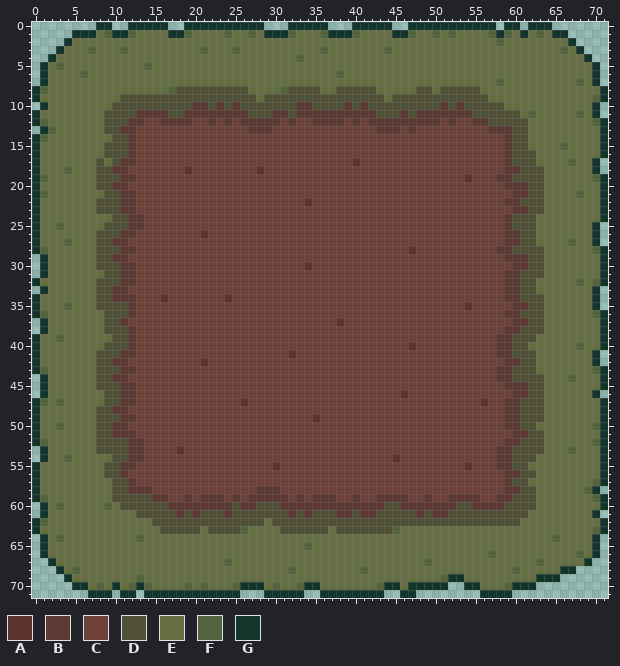
Edited in one commit: sprite sheet (Frogger/Assets/Sprites/GroundTileset.png). The picture above was drawn from the file before the commit.
The file is 72x72 pixels.
Palette (. is transparent): A #5c342d  B #5c3933  C #6e4139  D #505036  E #656f42  F #52633d  G #12352c
Once edited:
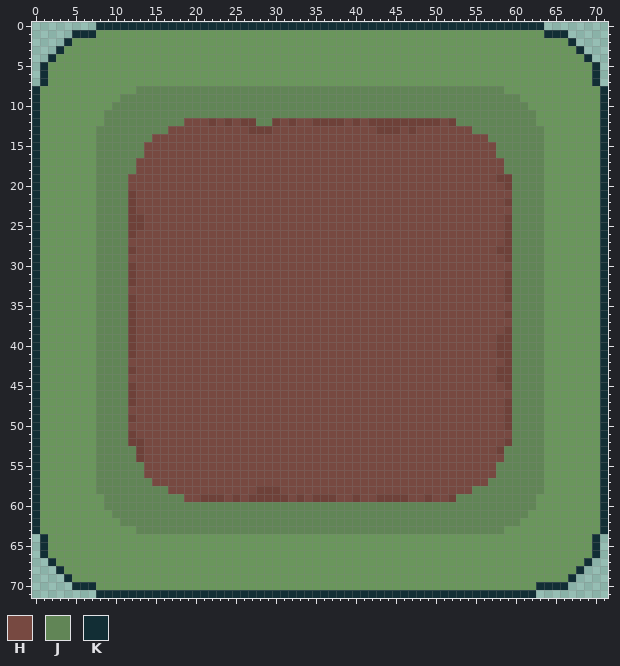
Colours new in this view: H #774941  J #618556  K #122e35
Diff:
colour E: #656f42 -> #6a965c
Changed rows in their new state; - is a pixel that keeps its letter.
first column x 0:
 0 --------KKKKKKKKKKKKKKKKKKKKKKKKKKKKKKKKKKKKKKKKKKKKKKKKKKKKKKKK.-------
 1 -----KKK-EEEE----EEE----E--E-EEEE---EEEEE----EEE--E-E----EEE-E-EKKK-----
 2 ----K-----------------------------------------------------E--------K----
 3 ---K---E---E---------E---E----------E-------E---------------------E-K---
 4 --K------------------------------E-----------------------------------K--
 5 -K-E----------E-------------------------------------------------------K-
 6 -K----E-------------------------------E-------------------------------K-
 7 -K--------------------------------------------------------E---------E-K-
 8 KE-----------JJJJJJJJJJJJJJJJJJJJJJJJJJJJJJJJJJJJJJJJJJJJJJ------------K
 9 K----------JJJJJJJJJJJJJJJJJJJJJJJJJJJJJJJJJJJJJJJJJJJJJJJJJJ---------EK
10 KE--------JJJJJJJJJJJJJJJJJJJJJJJJJJJJJJJJJJJJJJJJJJJJJJJJJJJJ--------EK
11 K--------JJJJJJJJJJJJJJJJJJJJJJJJJJJJJJJJJJJJJJJJJJJJJJJJJJJJJJ-----E-EK
12 KE-------JJJJJJJJJJHHHCHCHCCJJCHCHHCCCCHCHCCCCCCCCCHCJJJJJJJJJJ-------EK
13 KEE-----JJJJJJJJJHHHHHHHHHHCCCHHHHHHHHHHHHHCCCHCHHHHHHHJJJJJJJJJ-------K
14 KE------JJJJJJJHHHHHHHHHHHHHHHHHHHHHHHHHHHHHHHHHHHHHHHHHHJJJJJJJ-------K
15 K-------JJJJJJHHHHHHHHHHHHHHHHHHHHHHHHHHHHHHHHHHHHHHHHHHHHJJJJJJ--E----K
16 K-------JJJJJJHHHHHHHHHHHHHHHHHHHHHHHHHHHHHHHHHHHHHHHHHHHHJJJJJJ-------K
17 K-------JJJJJHHHHHHHHHHHHHHHHHHHHHHHHHHHHHHHHHHHHHHHHHHHHHHJJJJJ---E--EK
18 K---E---JJJJJHHHHHHHHHHHHHHHHHHHHHHHHHHHHHHHHHHHHHHHHHHHHHHJJJJJ------EK
19 KE------JJJJHHHHHHHHHHHHHHHHHHHHHHHHHHHHHHHHHHHHHHHHHHHHHHCCJJJJ------EK
20 K-------JJJJHHHHHHHHHHHHHHHHHHHHHHHHHHHHHHHHHHHHHHHHHHHHHHHCJJJJ-------K
21 KE------JJJJCHHHHHHHHHHHHHHHHHHHHHHHHHHHHHHHHHHHHHHHHHHHHHHHJJJJ----E--K
22 K-------JJJJCHHHHHHHHHHHHHHHHHHHHHHHHHHHHHHHHHHHHHHHHHHHHHHCJJJJ-------K
23 K-------JJJJCHHHHHHHHHHHHHHHHHHHHHHHHHHHHHHHHHHHHHHHHHHHHHHHJJJJ-------K
24 K-------JJJJCCHHHHHHHHHHHHHHHHHHHHHHHHHHHHHHHHHHHHHHHHHHHHHCJJJJ-------K
25 K--E----JJJJCCHHHHHHHHHHHHHHHHHHHHHHHHHHHHHHHHHHHHHHHHHHHHHCJJJJ------EK
26 K-------JJJJCHHHHHHHHHHHHHHHHHHHHHHHHHHHHHHHHHHHHHHHHHHHHHHCJJJJ------EK
27 K---E---JJJJHHHHHHHHHHHHHHHHHHHHHHHHHHHHHHHHHHHHHHHHHHHHHHHCJJJJ---E--EK
28 KE------JJJJCHHHHHHHHHHHHHHHHHHHHHHHHHHHHHHHHHHHHHHHHHHHHHCCJJJJ------EK
29 KE------JJJJHHHHHHHHHHHHHHHHHHHHHHHHHHHHHHHHHHHHHHHHHHHHHHHCJJJJ-------K
30 KE------JJJJCHHHHHHHHHHHHHHHHHHHHHHHHHHHHHHHHHHHHHHHHHHHHHHHJJJJ-------K
31 KE------JJJJCHHHHHHHHHHHHHHHHHHHHHHHHHHHHHHHHHHHHHHHHHHHHHHCJJJJ-------K
32 K-------JJJJCHHHHHHHHHHHHHHHHHHHHHHHHHHHHHHHHHHHHHHHHHHHHHHCJJJJ----E-EK
33 KE------JJJJHHHHHHHHHHHHHHHHHHHHHHHHHHHHHHHHHHHHHHHHHHHHHHHCJJJJ------EK
34 K-------JJJJCHHHHHHHHHHHHHHHHHHHHHHHHHHHHHHHHHHHHHHHHHHHHHHCJJJJ------EK
35 K---E---JJJJCHHHHHHHHHHHHHHHHHHHHHHHHHHHHHHHHHHHHHHHHHHHHHHHJJJJ------EK
36 KE------JJJJCHHHHHHHHHHHHHHHHHHHHHHHHHHHHHHHHHHHHHHHHHHHHHHCJJJJ------EK
37 KE------JJJJ-HHHHHHHHHHHHHHHHHHHHHHHHHHHHHHHHHHHHHHHHHHHHHHHJJJJ-------K
38 KE------JJJJCHHHHHHHHHHHHHHHHHHHHHHHHHHHHHHHHHHHHHHHHHHHHHHCJJJJ-------K
39 K--E----JJJJCHHHHHHHHHHHHHHHHHHHHHHHHHHHHHHHHHHHHHHHHHHHHHCCJJJJ-------K
40 K-------JJJJCHHHHHHHHHHHHHHHHHHHHHHHHHHHHHHHHHHHHHHHHHHHHHCCJJJJ----E--K
41 K-------JJJJCHHHHHHHHHHHHHHHHHHHHHHHHHHHHHHHHHHHHHHHHHHHHHCCJJJJ------EK
42 K-------JJJJHHHHHHHHHHHHHHHHHHHHHHHHHHHHHHHHHHHHHHHHHHHHHHHCJJJJ------EK
43 KE------JJJJCHHHHHHHHHHHHHHHHHHHHHHHHHHHHHHHHHHHHHHHHHHHHHCCJJJJ------EK
44 KE------JJJJHHHHHHHHHHHHHHHHHHHHHHHHHHHHHHHHHHHHHHHHHHHHHHCCJJJJ---E---K
45 KE------JJJJCHHHHHHHHHHHHHHHHHHHHHHHHHHHHHHHHHHHHHHHHHHHHHHCJJJJ-------K
46 KE------JJJJCHHHHHHHHHHHHHHHHHHHHHHHHHHHHHHHHHHHHHHHHHHHHHHHJJJJ------EK
47 KE-E----JJJJCHHHHHHHHHHHHHHHHHHHHHHHHHHHHHHHHHHHHHHHHHHHHHHCJJJJ-------K
48 K-------JJJJHHHHHHHHHHHHHHHHHHHHHHHHHHHHHHHHHHHHHHHHHHHHHHHCJJJJ-------K
49 K-------JJJJCHHHHHHHHHHHHHHHHHHHHHHHHHHHHHHHHHHHHHHHHHHHHHHCJJJJ-------K
50 K--E----JJJJHHHHHHHHHHHHHHHHHHHHHHHHHHHHHHHHHHHHHHHHHHHHHHHCJJJJ------EK
51 K-------JJJJCHHHHHHHHHHHHHHHHHHHHHHHHHHHHHHHHHHHHHHHHHHHHHHHJJJJ-------K
52 KE------JJJJCCHHHHHHHHHHHHHHHHHHHHHHHHHHHHHHHHHHHHHHHHHHHHHCJJJJ------EK
53 KE------JJJJJCHHHHHHHHHHHHHHHHHHHHHHHHHHHHHHHHHHHHHHHHHHHHCJJJJJ---E---K
54 KE--E---JJJJJCHHHHHHHHHHHHHHHHHHHHHHHHHHHHHHHHHHHHHHHHHHHHHJJJJJ-------K
55 K-------JJJJJJHHHHHHHHHHHHHHHHHHHHHHHHHHHHHHHHHHHHHHHHHHHHJJJJJJ-------K
56 K-------JJJJJJHHHHHHHHHHHHHHHHHHHHHHHHHHHHHHHHHHHHHHHHHHHHJJJJJJ-------K
57 K-------JJJJJJJHHHHHHHHHHHHHHHHHHHHHHHHHHHHHHHHHHHHHHHHHHJJJJJJJ------EK
58 K-------JJJJJJJJJHHHHHHHHHHHCCCHHHHHHHHHHHHHHHHHHHHHHHHJJJJJJJJJ-----EEK
59 KE-------JJJJJJJJJJHHCCCHCHCCCCCHCHCCCHHCHHCCCCHHCHHCJJJJJJJJJJ-------EK
60 KE-E-----JJJJJJJJJJJJJJJJJJJJJJJJJJJJJJJJJJJJJJJJJJJJJJJJJJJJJJ--------K
61 KE--------JJJJJJJJJJJJJJJJJJJJJJJJJJJJJJJJJJJJJJJJJJJJJJJJJJJJ--------EK
62 KE---------JJJJJJJJJJJJJJJJJJJJJJJJJJJJJJJJJJJJJJJJJJJJJJJJJJ----------K
63 K------------JJJJJJJJJJJJJJJJJJJJJJJJJJJJJJJJJJJJJJJJJJJJJJ-----------EK
64 -K-E---------E---------------------------------------------------E----K-
65 -K--------------------------------E-----------------------------------K-
66 -K-------------------------------------------------------E----------E-K-
67 --K---------------------E------------------------E-------------E-----K--
68 ---K-E--------------------------E--------E------------------E-----EEK---
69 ----K--------E-------------------------------------EEE---------EEEEK----
70 -----KKKE-E-EEE----E-E---EEEE-E--EEE-------EEE-EEEEEEEEE---EEEEKKKK-----
71 -------.KKKKKKKKKKKKKKKKKKKKKKKKKKKKKKKKKKKKKKKKKKKKKKKKKKKKKKK---------
